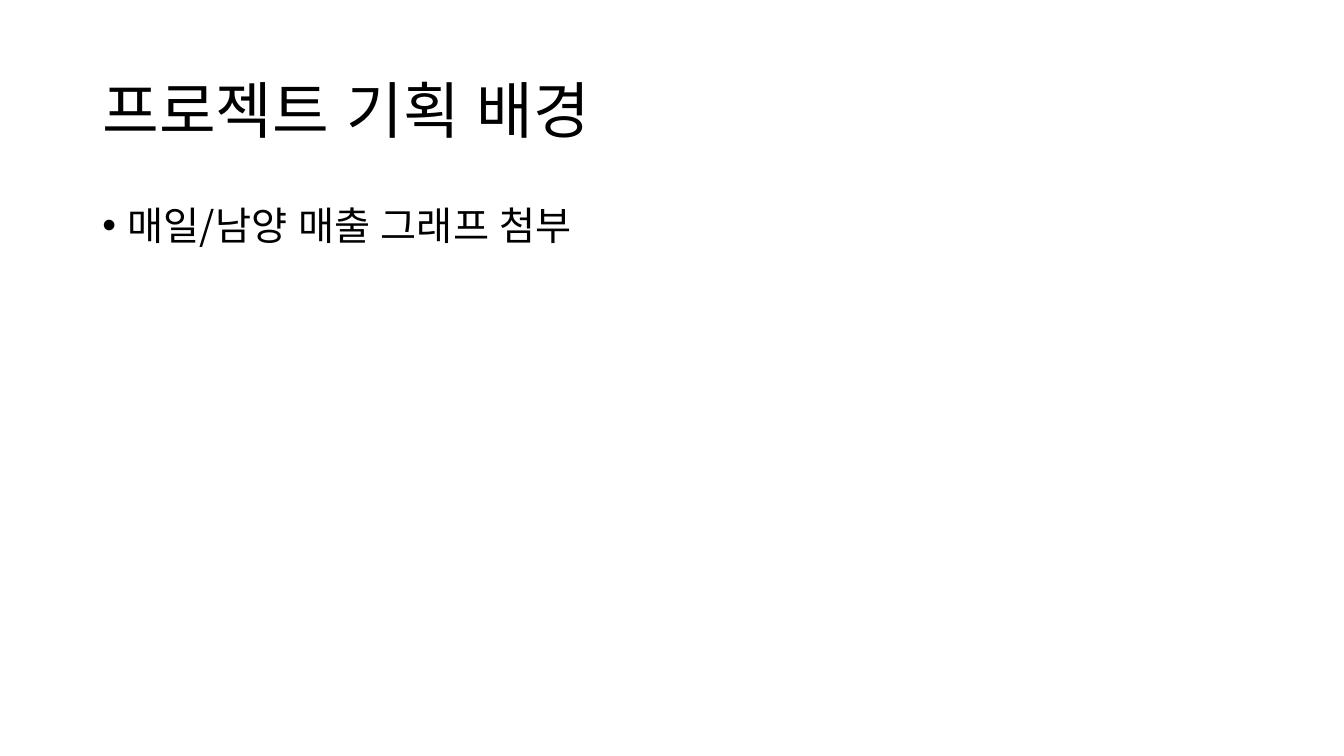
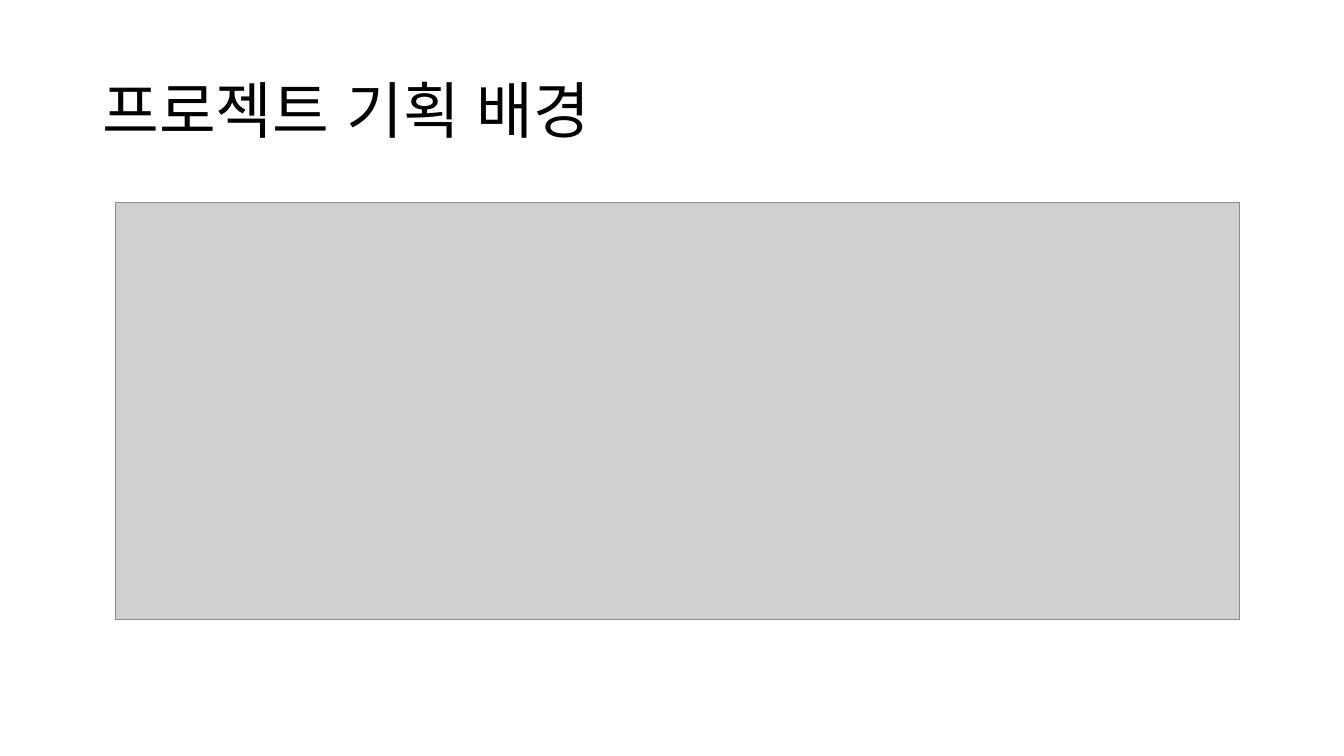
Before and after one commit to DrawGreen2021/Presentation, a slide deck: slide 4 of 팀 그릴그린 중간발표.pptx. Drawn at 1344x756 pixels with LibreOffice and Linux fonts; fonts in the diff are those of the drawing; grey boxes stand for pictures. Boxes give left, top, right and bottom in pixels: in the first picture for what was removed or moved away, otherwise in the second. Text is boxed around its words. In the diff, an @@ line names an element or a change of style, - is before the commit and + after.

Commit message:
중간 발표 PPT 틀 잡기, 자료 첨부

```diff
--- a/팀 그릴그린 중간발표.pptx
+++ b/팀 그릴그린 중간발표.pptx
@@ picture added at (115,203,1240,619) @@
@@ text removed at (128,207,572,247) @@
-• 매일/남양 매출 그래프 첨부
```
Also in this commit, not shown: 9 other slides changed, 6 slides added, 3 slides removed, 7 other files.
